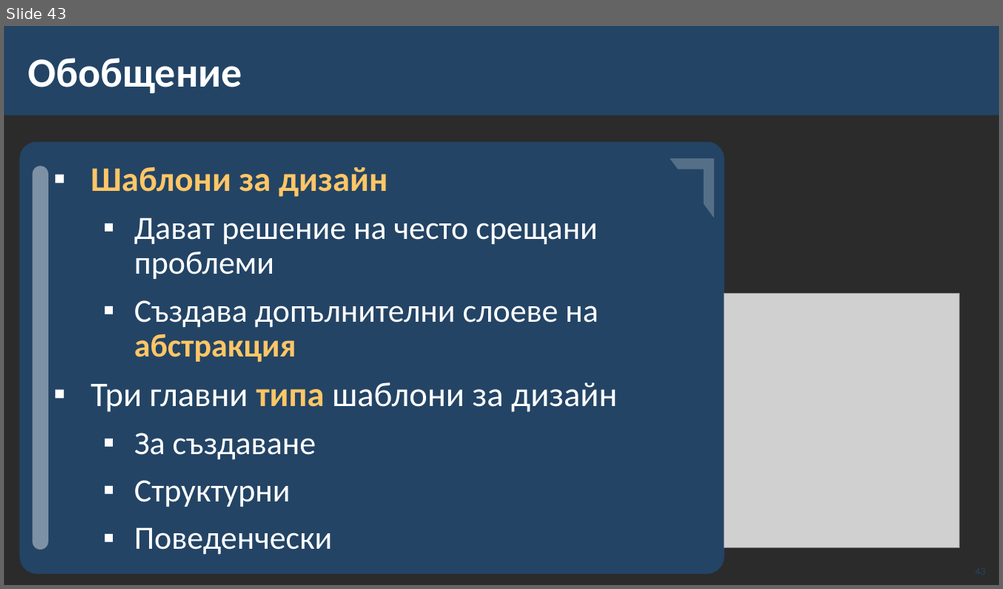
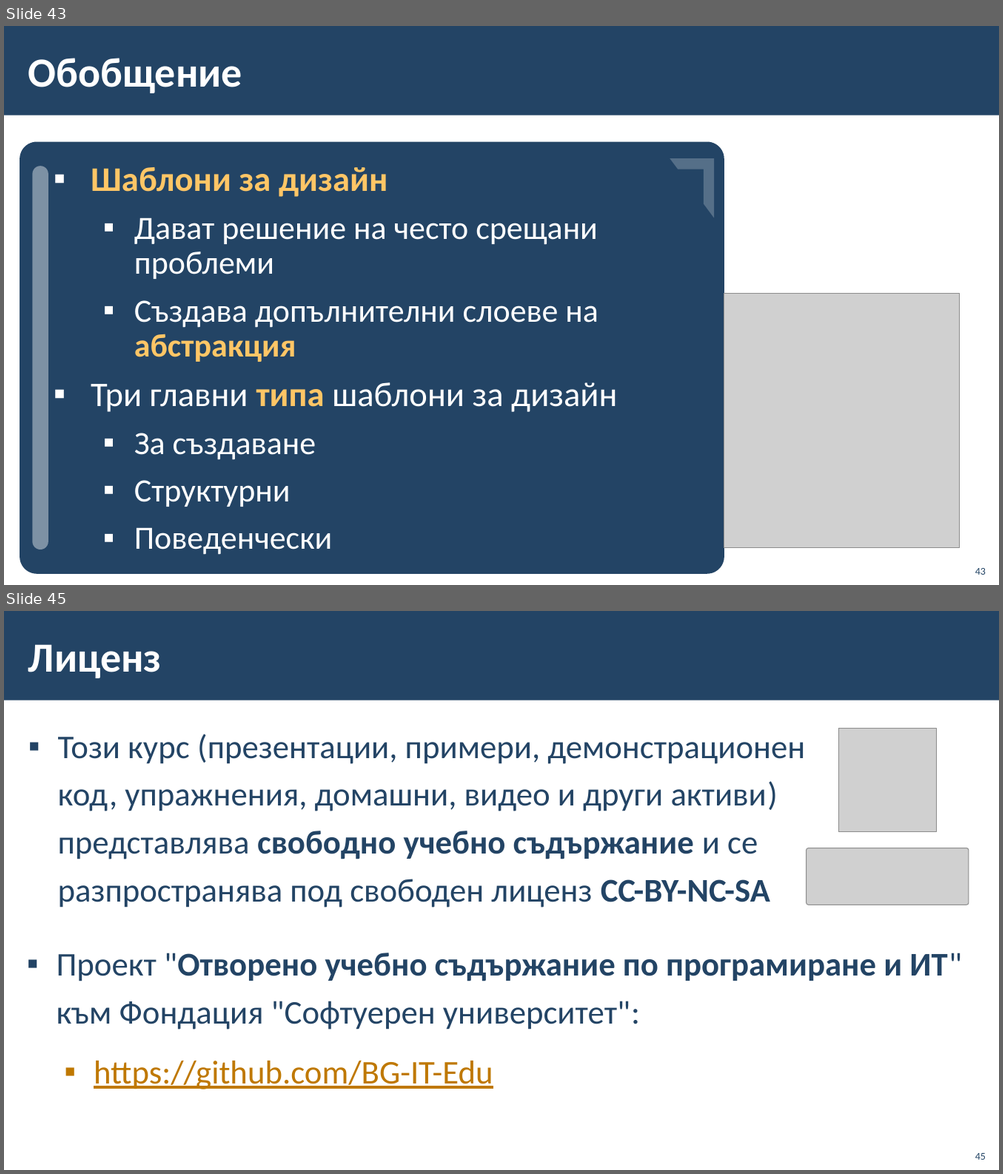
Before and after one commit to BG-IT-Edu/School-Programming, a slide deck: Courses/Software-Sciences/Module-1-OOP/14-Design-Patterns/14-Design-Patterns.pptx. Shown one above the other, each under a label of ours: slide 43 before the commit, slides 43 and 45 after it; the slides between them are not shown. The pictures are 1003x589 and 1003x1174 pixels, drawn with LibreOffice and Linux fonts; fonts in the diff are those of the drawing; grey boxes stand for pictures; background and template pictures are left out; a plain dark background stands for a picture behind light text. Boxes give left, top, right and bottom in pixels: in the first picture for what was removed or moved away, otherwise in the second. Text is boxed around its words. In the diff, an @@ line names an element or a change of style, - is before the commit and + after.

```diff
--- a/Courses/Software-Sciences/Module-1-OOP/14-Design-Patterns/14-Design-Patterns.pptx
+++ b/Courses/Software-Sciences/Module-1-OOP/14-Design-Patterns/14-Design-Patterns.pptx
@@ slide 45 added at (x1=4, y1=611, x2=999, y2=1170), background #FFFFFF; not listed: 1 template element that a slide beside it also shows @@
@@ title added at (x1=28, y1=644, x2=162, y2=678), 40 pt, text #FFFFFF, bold @@
+Лиценз
@@ text added at (x1=58, y1=734, x2=805, y2=908), 32 pt, text #234465 @@
+▪ Този курс (презентации, примери, демонстрационен код, упражнения, домашни, видео и други активи) представлява свободно учебно съдържание и се разпространява под свободен лиценз CC-BY-NC-SA
@@ picture added at (x1=838, y1=728, x2=936, y2=832) @@
@@ picture added at (x1=806, y1=849, x2=969, y2=905) @@
@@ text added at (x1=57, y1=953, x2=962, y2=1090), 32 pt, text #234465 @@
+▪ Проект "Отворено учебно съдържание по програмиране и ИТ" към Фондация "Софтуерен университет":
+  ▪ https://github.com/BG-IT-Edu
@@ page number added at (x1=975, y1=1153, x2=985, y2=1160), 10 pt, text #234465 @@
+45
@@ slide 43 changed as well @@
@@ background picture (left out) to #FFFFFF @@
```
Also in this commit, not shown: 37 other slides changed, 2 other slides added, 3 slides removed, 1 other file.
